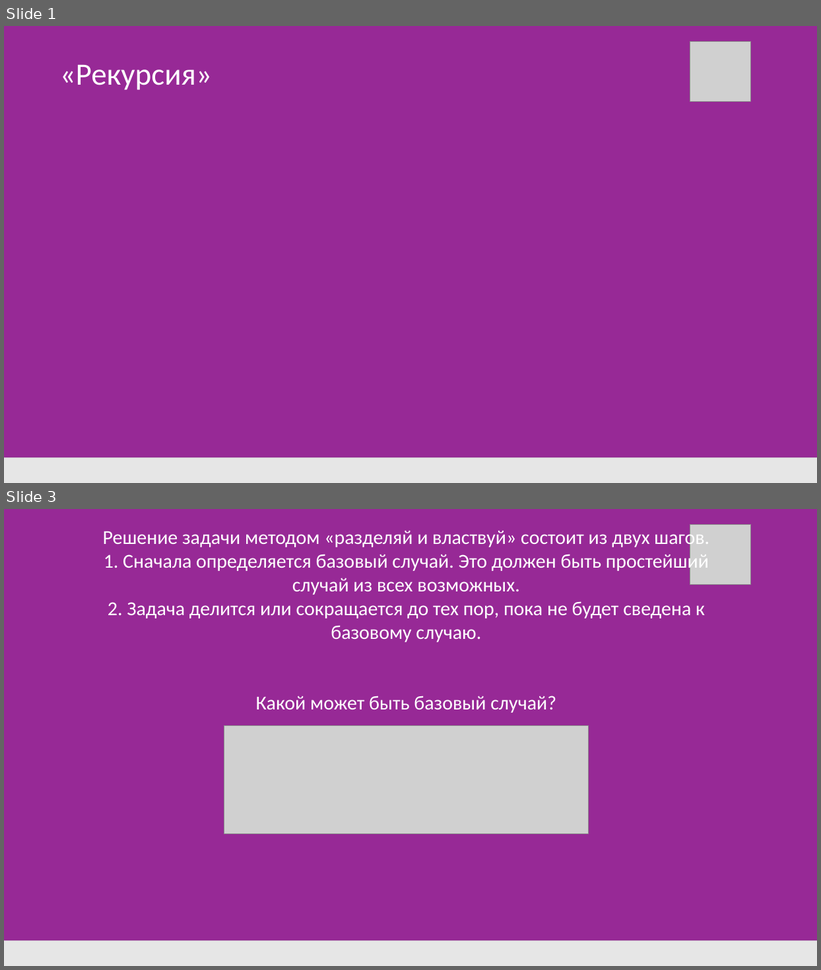
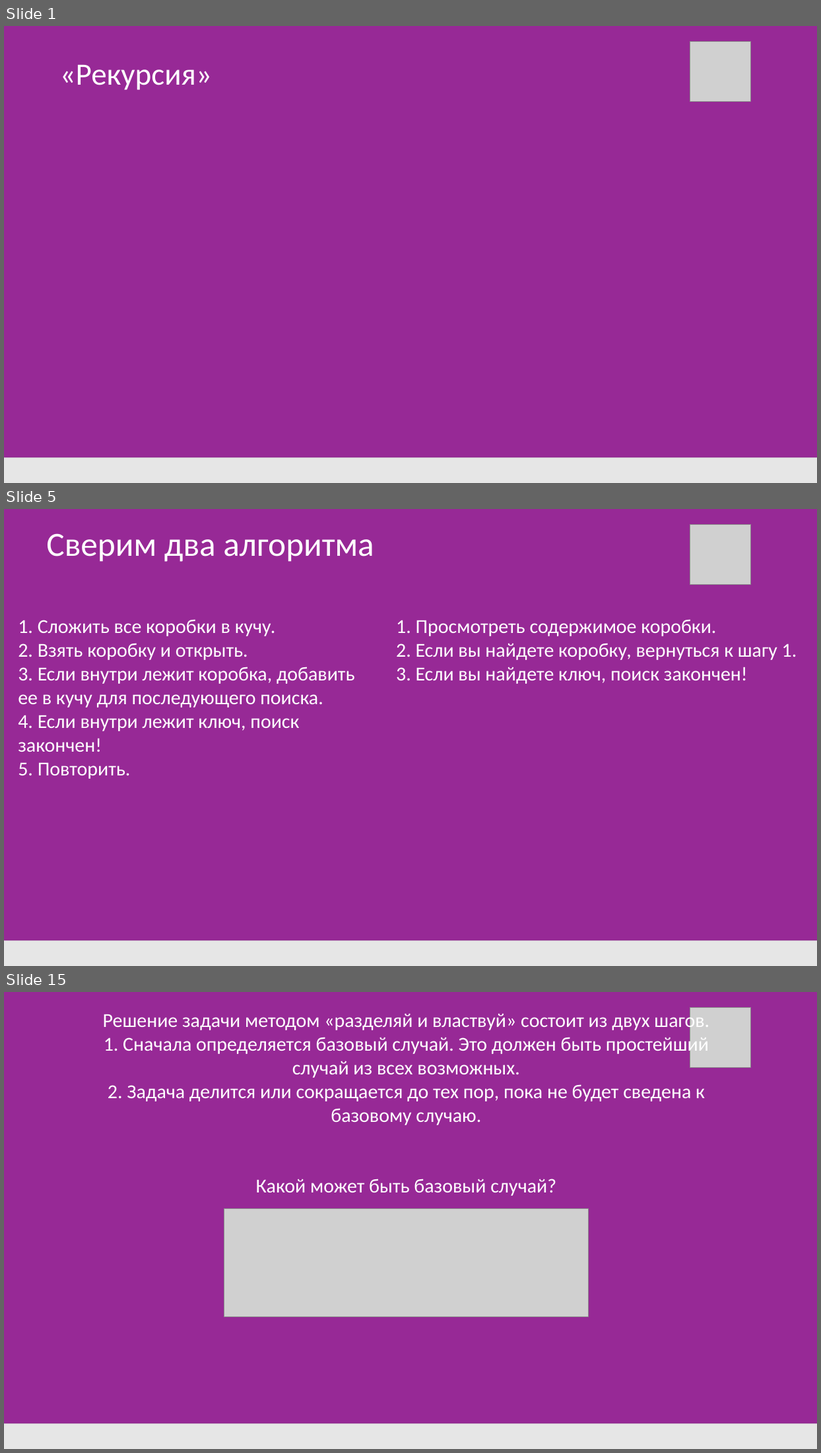
Before and after one commit to DonRobot-all/Algorithmic_training, a slide deck: 5. Рекурсия.pptx. Shown one above the other, each under a label of ours: slides 1 and 3 before the commit, slides 1, 5 and 15 after it; the slides between them are not shown. The pictures are 821x970 and 821x1453 pixels, drawn with LibreOffice and Linux fonts; fonts in the diff are those of the drawing; grey boxes stand for pictures. Boxes give left, top, right and bottom in pixels: in the first picture for what was removed or moved away, otherwise in the second. Text is boxed around its words. In the diff, an @@ line names an element or a change of style, - is before the commit and + after.

```diff
--- a/5. Рекурсия.pptx
+++ b/5. Рекурсия.pptx
@@ slide 5 added at bbox=[4, 509, 817, 966], background #972996 @@
@@ picture added at bbox=[690, 524, 751, 584] @@
@@ text added at bbox=[46, 533, 374, 562], 48 pt, text #FFFFFF @@
+Сверим два алгоритма
@@ text added at bbox=[18, 619, 355, 779], 28 pt, text #FFFFFF @@
+1. Сложить все коробки в кучу.
+2. Взять коробку и открыть.
+3. Если внутри лежит коробка, добавить ее в кучу для последующего поиска.
+4. Если внутри лежит ключ, поиск закончен!
+5. Повторить.
@@ text added at bbox=[396, 619, 797, 684], 28 pt, text #FFFFFF @@
+1. Просмотреть содержимое коробки.
+2. Если вы найдете коробку, вернуться к шагу 1.
+3. Если вы найдете ключ, поиск закончен!
@@ rectangle added at bbox=[4, 941, 817, 966], fill #E6E6E6 @@
@@ what was slide 3 is now slide 15 @@
```
Also in this commit, not shown: 1 slide changed, 11 other slides added, 9 other files.
